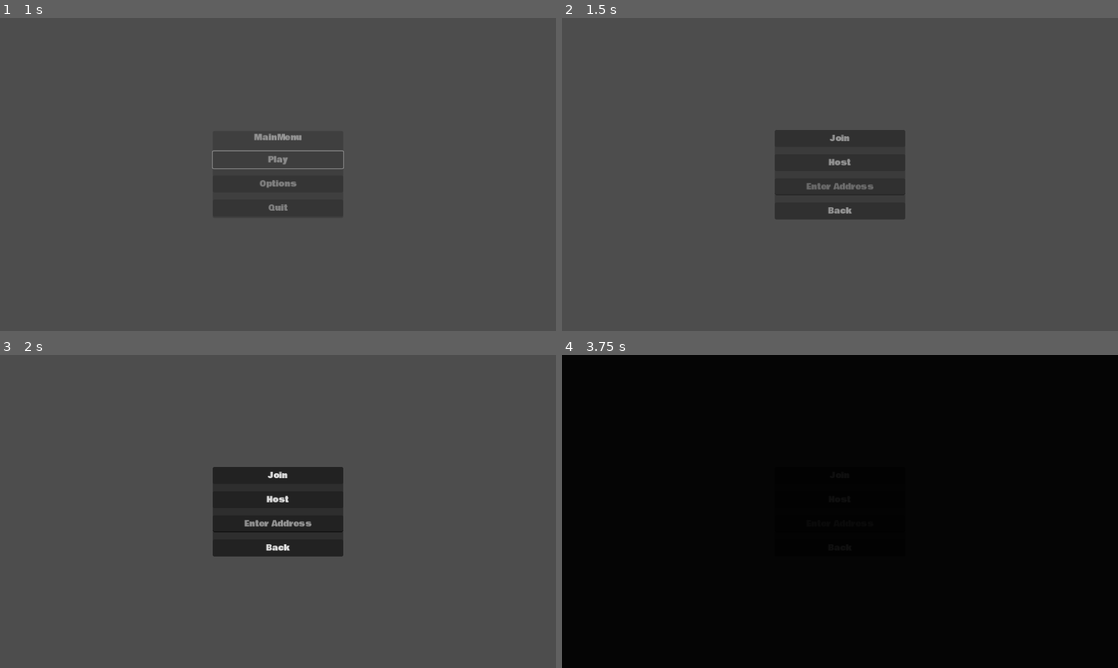
Above: before the commit, frames 1-4 (two rows, left to right).
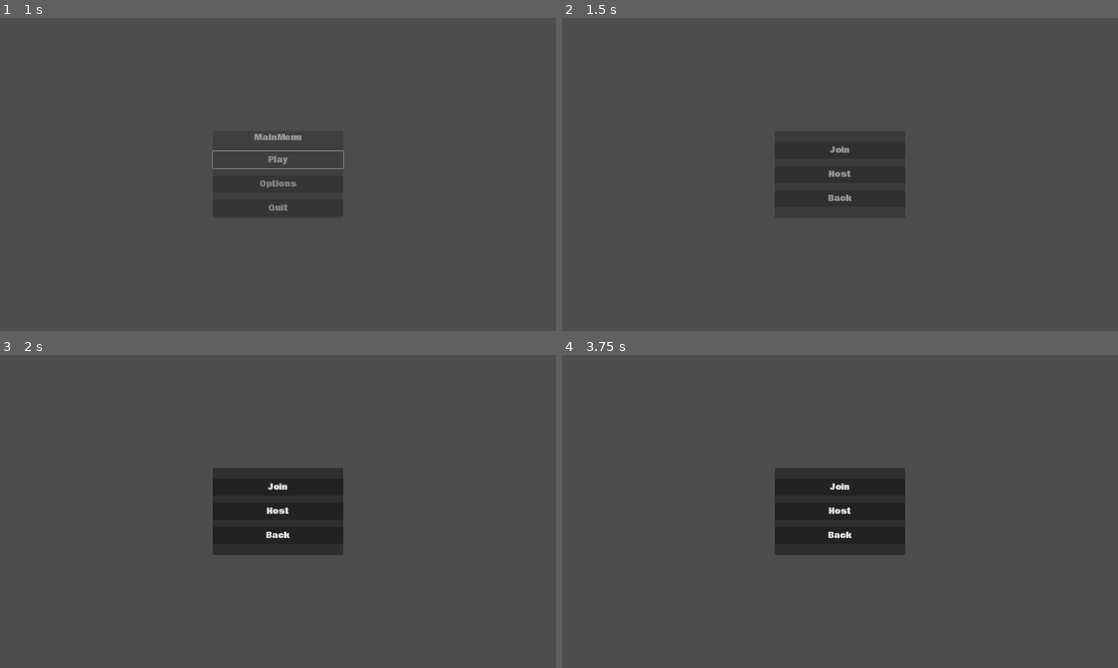
Above: after the commit, the same moments.

Repository: BenStoner/super-not-vr-ball
Game: Godot game, scene res://main.tscn
The game is run twice, just before and just after one commit, with the same random seed, the same clock (stepped at 60 frames per second) and the same inputs. Before the commit the project has no main scene; this scene is started directly in both runs.
Inputs (mouse positions are in pixels of both pictures, inside the frame that each line leads up to):
- Up to frame 1 (1 s): click "Play" at 0.5 s
- Up to frame 2 (1.5 s): tap Enter (ui_accept) at 1.25, 1.35 s; move the mouse to (962, 158) at 1.27 s; hold D (move_right) from 1.28 s (still down)
- Up to frame 3 (2 s): keep holding D (move_right); tap Space (jump) at 1.52 s
- Up to frame 4 (3.75 s): release D (move_right) at 2 s; click "Join" at 2 s; click "Back" at 2.75 s; move the mouse to (728, 527) at 3.52 s; hold Shift (brake) from 3.53 s (still down)

Frame 1 is identical in both runs. In frame 2, 0.6% of the frame differs, in the area x 38-62%, y 35-65%; in frame 3, 0.8%; in frame 4, 100%, in the area x 0-100%, y 0-100%.

Commit message:
added menu for entering ip

Diff:
--- a/Menus/MainMenu/main_menu.gd
+++ b/Menus/MainMenu/main_menu.gd
@@ -5,7 +5,14 @@
 
 var ener_peer = ENetMultiplayerPeer.new()
 
-@onready var address_entry := $JoinHostMenu/VBoxContainer/AddressEntry
+@onready var address_entry := $AddressEntryMenu/VBoxContainer/AddressEntry
+
+
+func _process(delta: float) -> void:
+	if address_entry.text.is_valid_ip_address():
+		if Input.is_action_just_pressed("ui_accept"):
+			get_parent().emit_signal("player_join", address_entry.text)
+			queue_free()
 
 
 func shake_address_entry():
@@ -21,11 +28,10 @@
 
 
 func _on_join_button_pressed() -> void:
-	if address_entry.text.is_valid_ip_address():
-		get_parent().emit_signal("player_join", address_entry.text)
-		queue_free()
-	else:
-		shake_address_entry()
+	var tween = create_tween()
+	tween.tween_property($JoinHostMenu, "modulate", Color.TRANSPARENT, 0.5).set_ease(Tween.EASE_IN).set_trans(Tween.TRANS_QUART)
+	move_child($AddressEntryMenu, $JoinHostMenu.get_index())
+	tween.tween_property($AddressEntryMenu, "modulate", Color.WHITE, 0.5).set_ease(Tween.EASE_IN).set_trans(Tween.TRANS_QUART)
 
 
 func _on_back_button_pressed() -> void:
@@ -33,7 +39,6 @@
 	tween.tween_property($JoinHostMenu, "modulate", Color.TRANSPARENT, 0.5).set_ease(Tween.EASE_IN).set_trans(Tween.TRANS_QUART)
 	move_child($JoinHostMenu, $Main.get_index())
 	tween.tween_property($Main, "modulate", Color.WHITE, 0.5).set_ease(Tween.EASE_IN).set_trans(Tween.TRANS_QUART)
-
 
 
 func _on_play_button_pressed() -> void:
@@ -52,3 +57,18 @@
 	tween.tween_property($ColorRect, "color", Color.BLACK, 1)
 	await tween.finished
 	get_tree().quit()
+
+
+func _on_address_back_button_pressed() -> void:
+	var tween = create_tween()
+	tween.tween_property($AddressEntryMenu, "modulate", Color.TRANSPARENT, 0.5).set_ease(Tween.EASE_IN).set_trans(Tween.TRANS_QUART)
+	move_child($JoinHostMenu, $AddressEntryMenu.get_index())
+	tween.tween_property($JoinHostMenu, "modulate", Color.WHITE, 0.5).set_ease(Tween.EASE_IN).set_trans(Tween.TRANS_QUART)
+
+
+func _on_enter_pressed() -> void:
+	if address_entry.text.is_valid_ip_address():
+		get_parent().emit_signal("player_join", address_entry.text)
+		queue_free()
+	else:
+		shake_address_entry()
--- a/Menus/MainMenu/main_menu.tscn
+++ b/Menus/MainMenu/main_menu.tscn
@@ -23,6 +23,47 @@
 grow_vertical = 2
 color = Color(0, 0, 0, 0)
 
+[node name="AddressEntryMenu" type="MarginContainer" parent="."]
+modulate = Color(1, 1, 1, 0)
+layout_mode = 1
+anchors_preset = 8
+anchor_left = 0.5
+anchor_top = 0.5
+anchor_right = 0.5
+anchor_bottom = 0.5
+offset_left = -125.5
+offset_top = -80.0
+offset_right = 125.5
+offset_bottom = 80.0
+grow_horizontal = 2
+grow_vertical = 2
+mouse_filter = 0
+theme_override_constants/margin_left = 15
+theme_override_constants/margin_top = 15
+theme_override_constants/margin_right = 15
+theme_override_constants/margin_bottom = 15
+
+[node name="Panel" type="Panel" parent="AddressEntryMenu"]
+layout_mode = 2
+
+[node name="VBoxContainer" type="VBoxContainer" parent="AddressEntryMenu"]
+layout_mode = 2
+theme_override_constants/separation = 15
+alignment = 1
+
+[node name="AddressEntry" type="LineEdit" parent="AddressEntryMenu/VBoxContainer"]
+layout_mode = 2
+placeholder_text = "Enter Address"
+alignment = 1
+
+[node name="Enter" type="Button" parent="AddressEntryMenu/VBoxContainer"]
+layout_mode = 2
+text = "Enter"
+
+[node name="AddressBackButton" type="Button" parent="AddressEntryMenu/VBoxContainer"]
+layout_mode = 2
+text = "Back"
+
 [node name="JoinHostMenu" type="MarginContainer" parent="."]
 modulate = Color(1, 1, 1, 0)
 layout_mode = 1
@@ -37,6 +78,7 @@
 offset_bottom = 105.0
 grow_horizontal = 2
 grow_vertical = 2
+mouse_filter = 0
 theme_override_constants/margin_left = 15
 theme_override_constants/margin_top = 15
 theme_override_constants/margin_right = 15
@@ -58,11 +100,6 @@
 layout_mode = 2
 text = "Host"
 
-[node name="AddressEntry" type="LineEdit" parent="JoinHostMenu/VBoxContainer"]
-layout_mode = 2
-placeholder_text = "Enter Address"
-alignment = 1
-
 [node name="BackButton" type="Button" parent="JoinHostMenu/VBoxContainer"]
 layout_mode = 2
 text = "Back"
@@ -80,7 +117,7 @@
 offset_bottom = 105.0
 grow_horizontal = 2
 grow_vertical = 2
-mouse_filter = 2
+mouse_filter = 0
 theme_override_constants/margin_left = 15
 theme_override_constants/margin_top = 15
 theme_override_constants/margin_right = 15
@@ -110,6 +147,8 @@
 layout_mode = 2
 text = "Quit"
 
+[connection signal="pressed" from="AddressEntryMenu/VBoxContainer/Enter" to="." method="_on_enter_pressed"]
+[connection signal="pressed" from="AddressEntryMenu/VBoxContainer/AddressBackButton" to="." method="_on_address_back_button_pressed"]
 [connection signal="pressed" from="JoinHostMenu/VBoxContainer/JoinButton" to="." method="_on_join_button_pressed"]
 [connection signal="pressed" from="JoinHostMenu/VBoxContainer/HostButton" to="." method="_on_host_button_pressed"]
 [connection signal="pressed" from="JoinHostMenu/VBoxContainer/BackButton" to="." method="_on_back_button_pressed"]
--- a/Player/player.gd
+++ b/Player/player.gd
@@ -57,8 +57,8 @@
 	spring_arm.position = position
 
 
-func level_changed(position):
-	global_position = position
+func level_changed(new_position):
+	global_position = new_position
 
 	angular_velocity = Vector3.ZERO
 	linear_velocity = Vector3.ZERO
--- a/project.godot
+++ b/project.godot
@@ -11,6 +11,7 @@
 [application]
 
 config/name="Super-not-vr-ball"
+run/main_scene="res://main.tscn"
 config/features=PackedStringArray("4.0", "Mobile")
 config/icon="res://icon.svg"
 
@@ -84,4 +85,5 @@
 [rendering]
 
 renderer/rendering_method="mobile"
+textures/vram_compression/import_s3tc_bptc=true
 anti_aliasing/quality/msaa_3d=3
Not shown, changed: addons/kenney_prototype_textures/dark/texture_01.png.import
Not shown, changed: addons/kenney_prototype_textures/dark/texture_02.png.import
Not shown, changed: addons/kenney_prototype_textures/dark/texture_03.png.import
Not shown, changed: addons/kenney_prototype_textures/dark/texture_04.png.import
Not shown, changed: addons/kenney_prototype_textures/dark/texture_05.png.import
Not shown, changed: addons/kenney_prototype_textures/dark/texture_06.png.import
Not shown, changed: addons/kenney_prototype_textures/dark/texture_08.png.import
Not shown, changed: addons/kenney_prototype_textures/dark/texture_10.png.import
Not shown, changed: addons/kenney_prototype_textures/dark/texture_11.png.import
Not shown, changed: addons/kenney_prototype_textures/green/texture_08.png.import
Not shown, changed: addons/kenney_prototype_textures/green/texture_09.png.import
Not shown, changed: addons/kenney_prototype_textures/green/texture_10.png.import
(and 1 more such lines)
